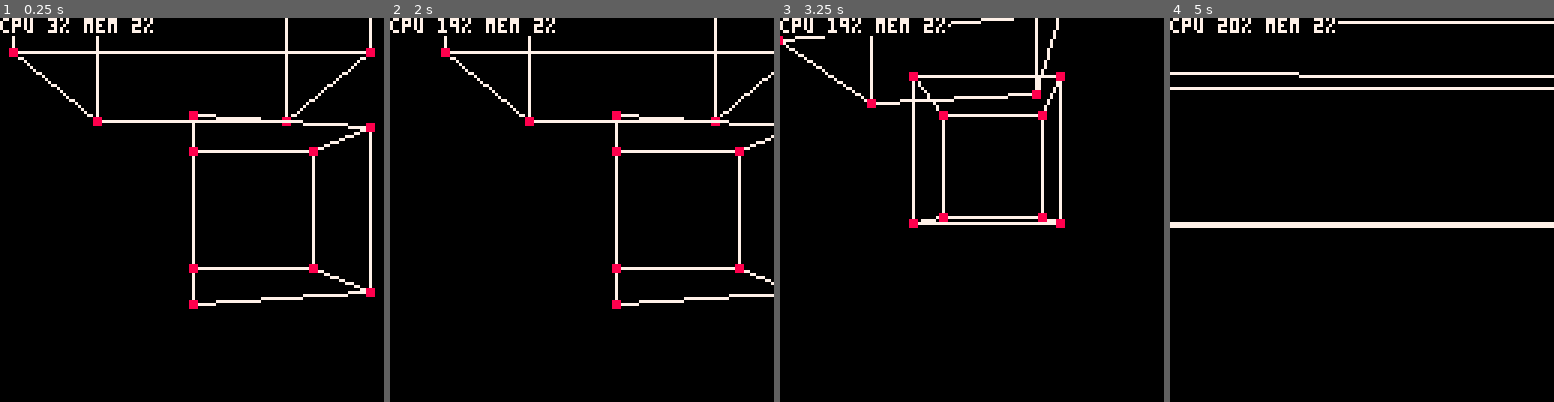
Above: before the commit, frames 1-4 (left to right).
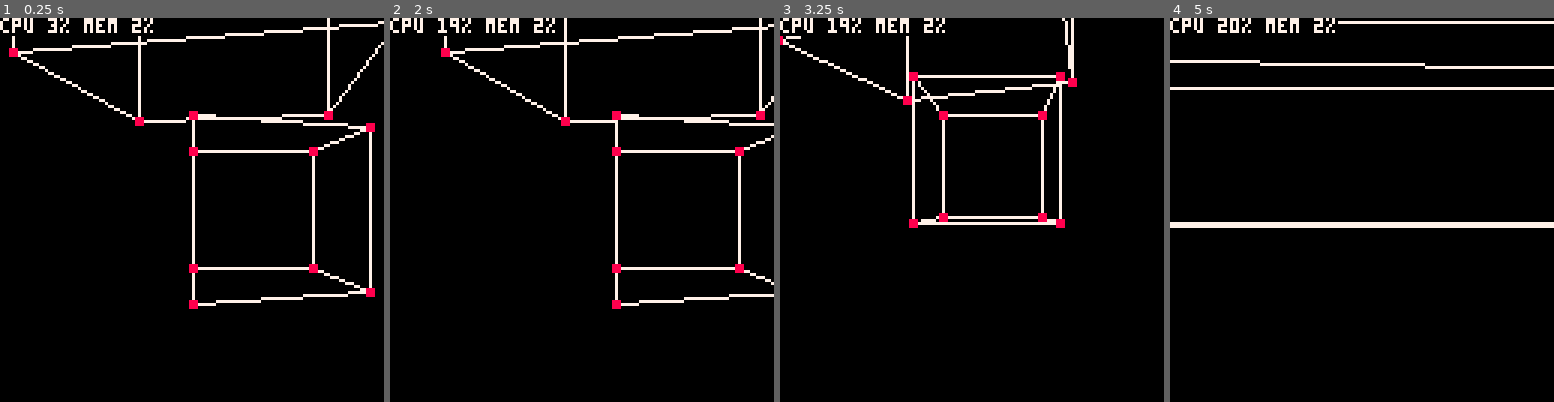
Above: after the commit, the same moments.

Repository: Cuttleshock/PICO-8-recipes
Game: PICO-8 cartridge 3d_no_oo.p8
The game is run twice, just before and just after one commit, with the same random seed, the same clock (stepped at 60 frames per second) and the same inputs.
Inputs:
- Up to frame 1 (0.25 s): no input
- Up to frame 2 (2 s): tap X (X key) at 1.07 s; hold Left from 1.97 s (still down)
- Up to frame 3 (3.25 s): tap X (X key) every 0.33 s from 2.07 to 3.07 s; release Left at 2.37 s; hold Down 2.42-2.82 s; hold Right from 2.87 s (still down)
- Up to frame 4 (5 s): tap X (X key) every 0.33 s from 3.4 to 4.73 s; release Right at 3.53 s; hold Up 3.58-4.08 s; hold Right 4.13-4.53 s; hold Down from 4.58 s (still down)

The runs differ from the first frame. In frame 1, 3.3% of the frame differs, in the area x 4-100%, y 0-29%; in frame 2, 3.0%; in frame 3, 2.1%; in frame 4, 1.6%.

Commit message:
Support rotating models when initialising them

Diff:
--- a/3d_no_oo.p8
+++ b/3d_no_oo.p8
@@ -168,12 +168,12 @@
 -->8
 -- model definition
 
-function init_model(fs,vs,disp,scale)
+function init_model(fs,vs,disp,scale,phi)
 	local m={fs=fs,vs={}}
 	for v in all(vs) do
 		add(m.vs,{
-			(v[1]+disp[1])*scale,
-			(v[2]+disp[2])*scale,
+			((v[1]*cos(phi)+v[2]*sin(phi))+disp[1])*scale,
+			((v[2]*cos(phi)-v[1]*sin(phi))+disp[2])*scale,
 			(v[3]+disp[3])*scale,
 		})
 	end
@@ -211,8 +211,8 @@
 	{3,4,8,7},
 	{5,6,7,8},
 }
-function make_cube(disp,scale)
-	add(models,init_model(cube_fs,cube_vs,disp,scale))
+function make_cube(disp,scale,phi)
+	add(models,init_model(cube_fs,cube_vs,disp,scale,phi))
 end
 
 -->8
@@ -221,8 +221,8 @@
 function _init()
 	pov={0,0,0,phi=0}
 	models={}
-	make_cube({-0.5,1,0.5},1)
-	make_cube({0,2,-0.5},0.5)
+	make_cube({-0.5,1,0.5},1,0.2)
+	make_cube({0,2,-0.5},0.5,0)
 end
 
 function _update()
